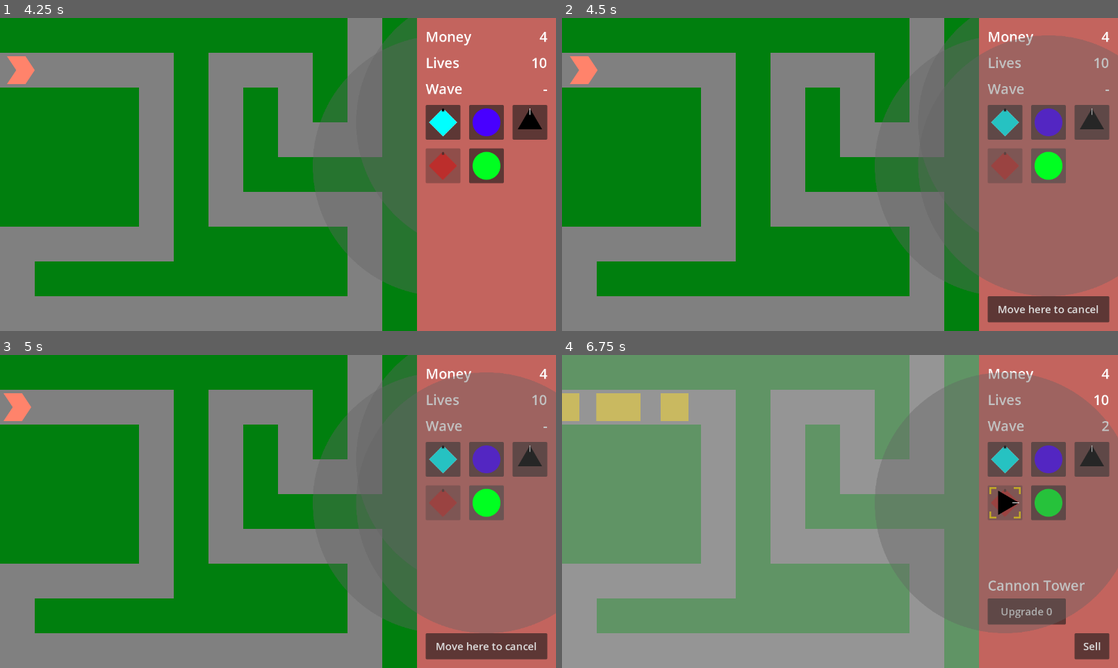
Above: before the commit, frames 1-4 (two rows, left to right).
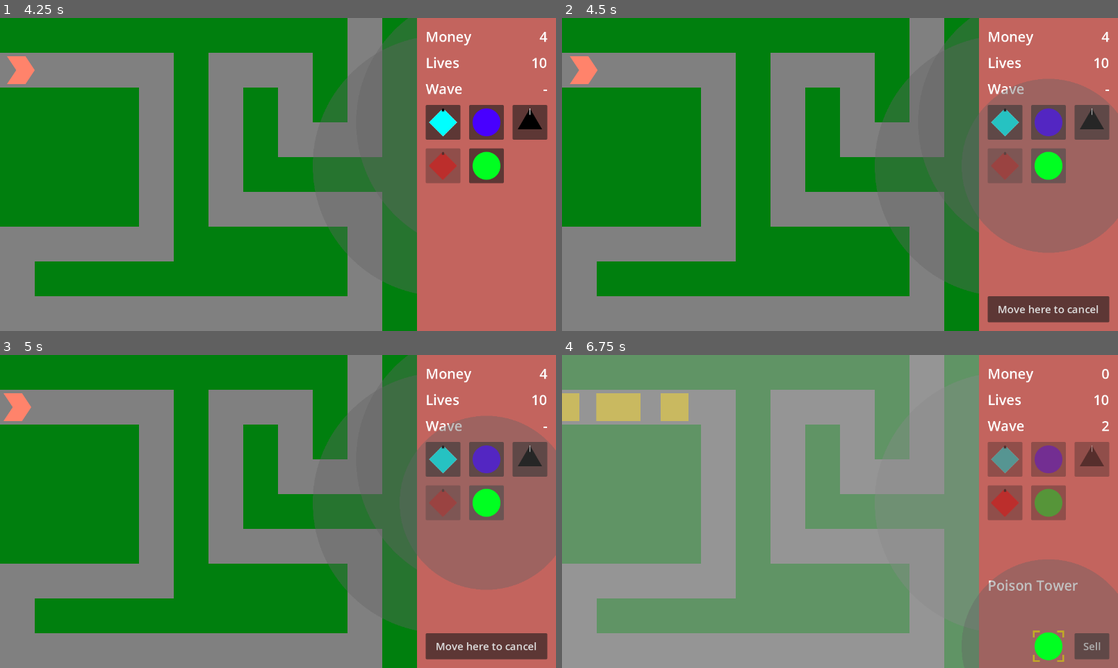
Above: after the commit, the same moments.

Repository: phrasmotica/godot-tower-defence
Game: Godot game, scene res://scenes/game.tscn
Two runs of this game, one before a commit and one after it. Both use one fixed random seed, a clock stepped at 60 frames per second and the inputs below.
Inputs (mouse positions are in pixels of both pictures, inside the frame that each line leads up to):
- Up to frame 1 (4.25 s): click "Play path 0" at 0.5 s; click (444, 121) at 1.25 s; click (489, 121) at 2 s; click (528, 121) at 2.75 s; click (444, 165) at 3.5 s
- Up to frame 2 (4.5 s): click (1051, 165) at 4.25 s
- Up to frame 3 (5 s): no input
- Up to frame 4 (6.75 s): click "Move here to cancel" at 5 s; tap Enter (ui_accept) at 5.75, 6.02 s; move the mouse to (962, 495) at 5.77 s; hold Shift (fast_forward) 5.78-6.53 s; tap . (next_tower) at 5.85 s; click (962, 495) at 5.92 s; move the mouse to (728, 527) at 6.52 s; tap , (previous_tower) at 6.6 s

Frame 1 is identical in both runs. In frame 2, 7.6% of the frame differs, in the area x 75-100%, y 5-89%; in frame 3, 7.6%; in frame 4, 19%, in the area x 75-100%, y 4-100%.
Error before the commit: Trying to assign value of type 'Node2D' to a variable of type 'tower_progress_bars.gd'. (res://scripts/tower.gd:16)
Error after the commit: Cannot call method 'queue_free' on a null value. (res://scripts/game_ui.gd:177)

Commit message:
Implement new structure in poison tower scene

Diff:
--- a/scenes/towers/poison_tower.tscn
+++ b/scenes/towers/poison_tower.tscn
@@ -1,10 +1,11 @@
-[gd_scene load_steps=21 format=3 uid="uid://ba7v8p4mq36wb"]
+[gd_scene load_steps=22 format=3 uid="uid://ba7v8p4mq36wb"]
 
 [ext_resource type="Script" path="res://scripts/tower.gd" id="1_8s1qd"]
+[ext_resource type="PackedScene" uid="uid://bsqy7xfg6a4le" path="res://scenes/towers/components/tower_progress_bars.tscn" id="3_k0da5"]
 [ext_resource type="Texture2D" uid="uid://du6xscvmfx8l8" path="res://assets/sprites/towerselection.png" id="3_lbivy"]
+[ext_resource type="PackedScene" uid="uid://ct2i4k8jry8hy" path="res://scenes/towers/components/visualiser.tscn" id="4_71qj7"]
 [ext_resource type="Script" path="res://scripts/tower_level_manager.gd" id="5_aaghm"]
 [ext_resource type="PackedScene" uid="uid://ciydhlp5id3lj" path="res://scenes/towers/components/effect_area.tscn" id="5_amh81"]
-[ext_resource type="PackedScene" uid="uid://bkiugvcd885f7" path="res://scenes/towers/components/range_area.tscn" id="5_h0fy4"]
 [ext_resource type="PackedScene" uid="uid://djj6tjv3p0qo6" path="res://scenes/towers/components/tower_level.tscn" id="7_1pyih"]
 [ext_resource type="Texture2D" uid="uid://irug4lq7tr4v" path="res://assets/sprites/poisonTower.png" id="8_ierun"]
 [ext_resource type="PackedScene" uid="uid://1wo5l3lymj2v" path="res://scenes/effects/poison_effect.tscn" id="9_by8rj"]
@@ -196,15 +197,13 @@
 [node name="SelectionSprite" type="AnimatedSprite2D" parent="Selection"]
 sprite_frames = SubResource("SpriteFrames_7prn5")
 
-[node name="ProgressBars" type="Node2D" parent="."]
+[node name="ProgressBars" parent="." instance=ExtResource("3_k0da5")]
+
+[node name="Visualiser" parent="." instance=ExtResource("4_71qj7")]
 
 [node name="Levels" type="Node2D" parent="." node_paths=PackedStringArray("base_level")]
 script = ExtResource("5_aaghm")
 base_level = NodePath("../BaseLevel")
-
-[node name="RangeArea" parent="Levels" instance=ExtResource("5_h0fy4")]
-
-[node name="EffectArea" parent="Levels" instance=ExtResource("5_amh81")]
 
 [node name="BaseLevel" parent="." node_paths=PackedStringArray("effect_stats", "upgrades") instance=ExtResource("7_1pyih")]
 sprite = SubResource("SpriteFrames_8pydf")
@@ -223,6 +222,9 @@
 "": SubResource("AnimationLibrary_qnhh7")
 }
 
+[node name="EffectArea" parent="." instance=ExtResource("5_amh81")]
+radius = 2.0
+
 [node name="Barrel" parent="." instance=ExtResource("13_k5en1")]
 enable_shoot = false
 enable_pulse = true
@@ -232,6 +234,12 @@
 [connection signal="mouse_exited" from="DetectMouse" to="." method="_on_detect_mouse_mouse_exited"]
 [connection signal="body_entered" from="CollisionArea" to="." method="_on_collision_area_body_entered"]
 [connection signal="body_exited" from="CollisionArea" to="." method="_on_collision_area_body_exited"]
+[connection signal="upgrade_finished" from="ProgressBars" to="Levels" method="_on_progress_bars_upgrade_finished"]
+[connection signal="upgrade_started" from="ProgressBars" to="Levels" method="_on_progress_bars_upgrade_started"]
+[connection signal="warmup_finished" from="ProgressBars" to="Levels" method="_on_progress_bars_warmup_finished"]
+[connection signal="warmup_started" from="ProgressBars" to="Levels" method="_on_progress_bars_warmup_started"]
+[connection signal="adjust_effect_range" from="Levels" to="Visualiser" method="_on_levels_adjust_effect_range"]
+[connection signal="adjust_range" from="Levels" to="Visualiser" method="_on_levels_adjust_range"]
 [connection signal="created_effect" from="Levels" to="." method="_on_levels_created_effect"]
 [connection signal="created_projectile" from="Levels" to="." method="_on_levels_created_projectile"]
 [connection signal="upgraded" from="Levels" to="." method="_on_levels_upgraded"]
